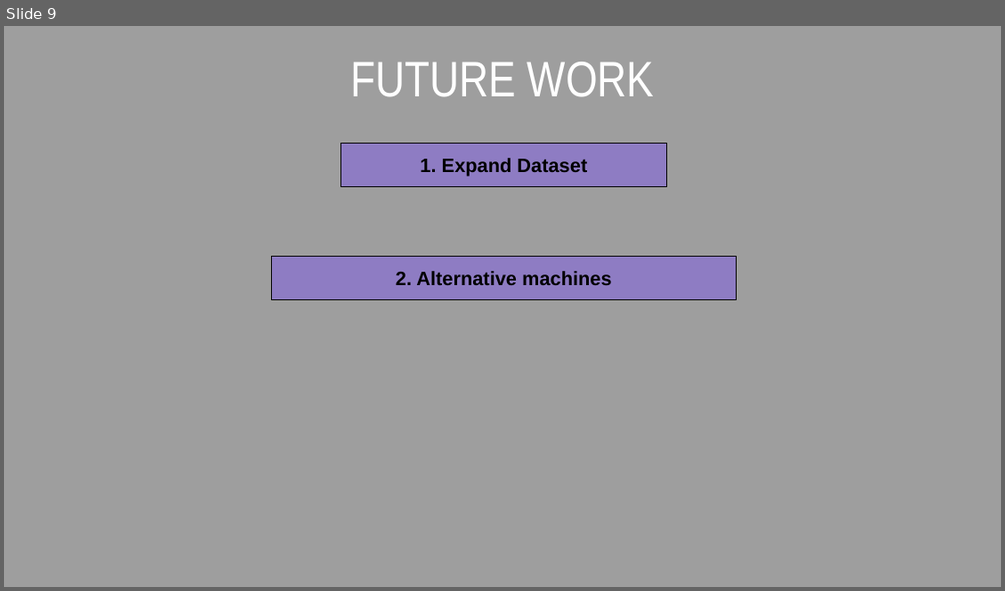
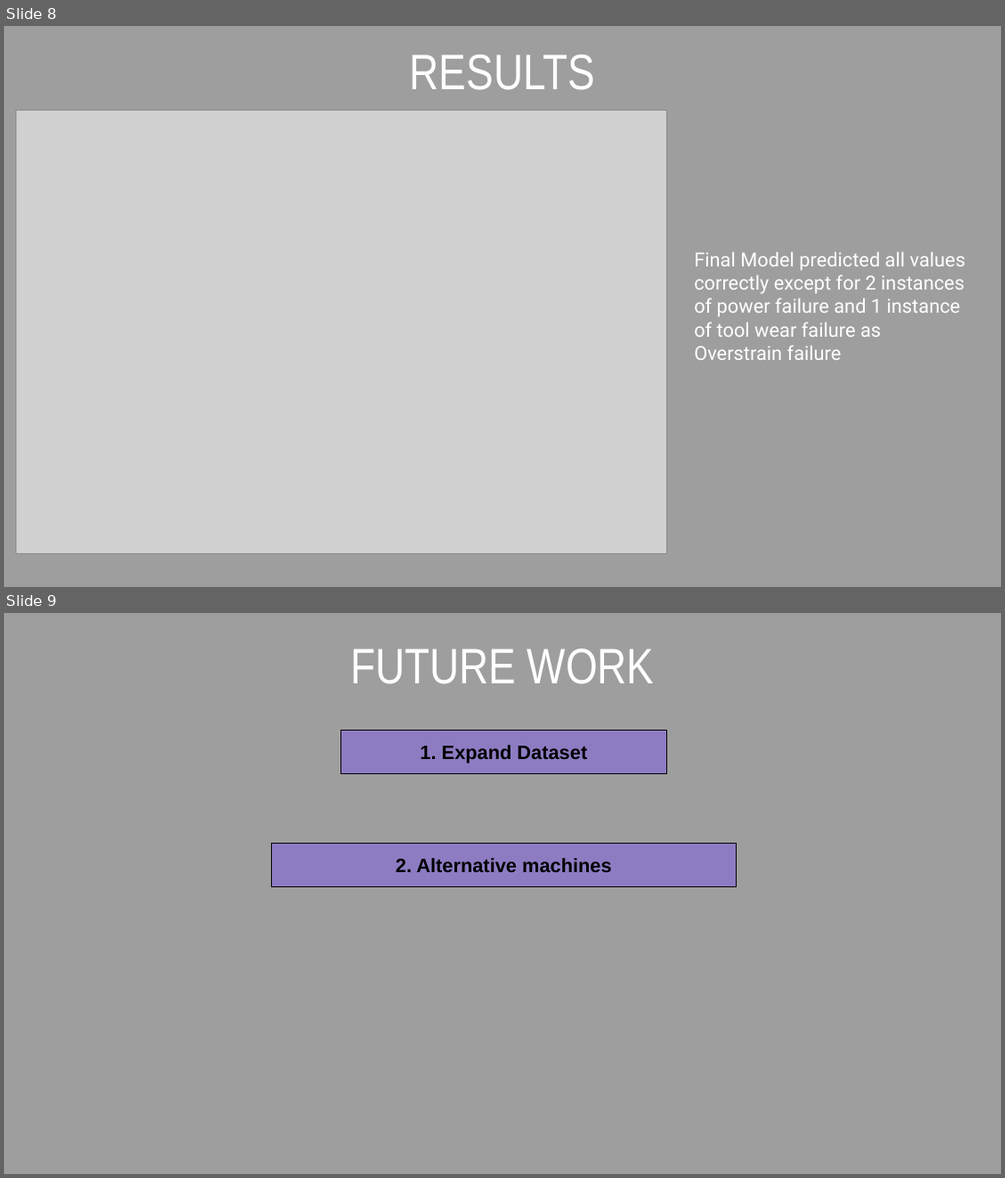
Before and after one commit to tfuger10/Machine-Predictive-Maintenance, a slide deck: Machine-Predictive-Maintenance.pptx. Shown one above the other, each under a label of ours: slide 9 before the commit, slides 8 and 9 after it. The pictures are 1005x591 and 1005x1178 pixels, drawn with LibreOffice and Linux fonts; fonts in the diff are those of the drawing; grey boxes stand for pictures. Boxes give left, top, right and bottom in pixels: in the first picture for what was removed or moved away, otherwise in the second. Text is boxed around its words. In the diff, an @@ line names an element or a change of style, - is before the commit and + after.

```diff
--- a/Machine-Predictive-Maintenance.pptx
+++ b/Machine-Predictive-Maintenance.pptx
@@ slide 8 added at [4,26,1001,587], background #9E9E9E @@
@@ title added at [410,54,595,90], 36 pt, text #FFFFFF @@
+RESULTS
@@ picture added at [16,110,667,553] @@
@@ text added at [694,252,965,360], 14 pt, text #FFFFFF @@
+Final Model predicted all values correctly except for 2 instances of power failure and 1 instance of tool wear failure as Overstrain failure
```
Also in this commit, not shown: 2 other slides added, 3 slides removed, 1 other file.
